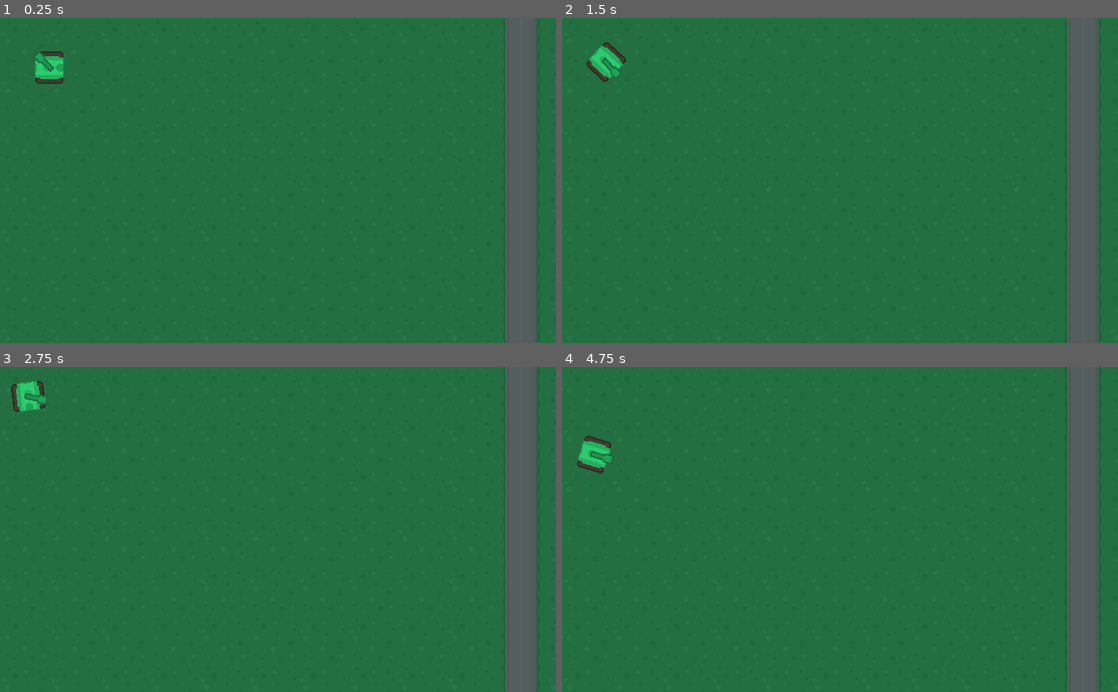
Above: before the commit, frames 1-4 (two rows, left to right).
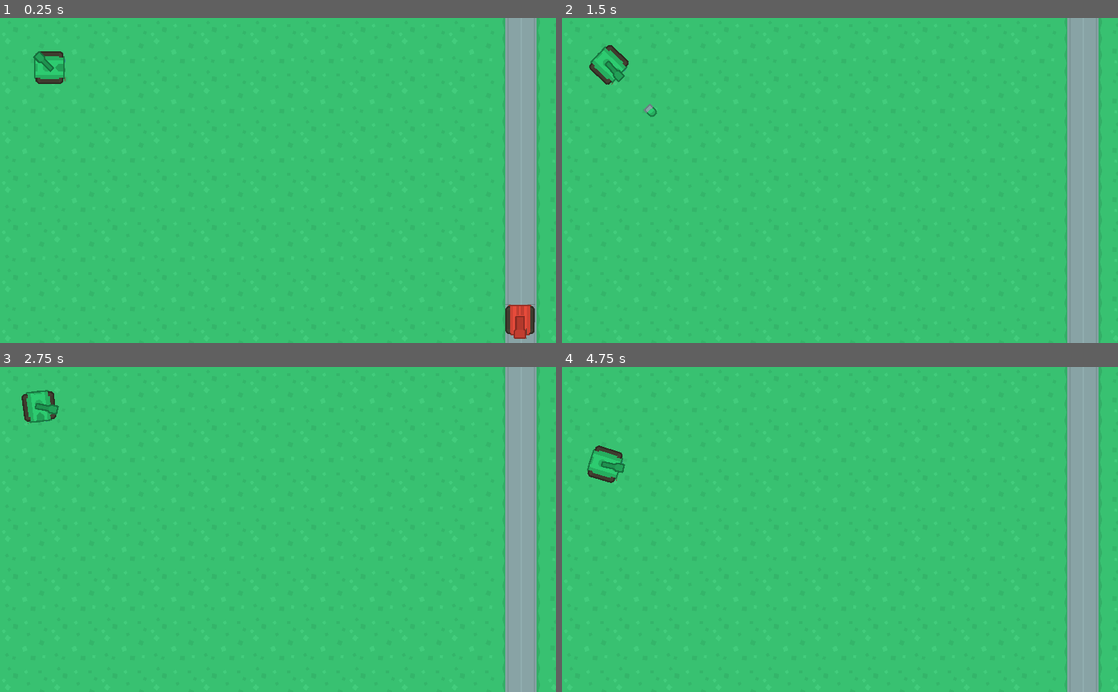
Above: after the commit, the same moments.

Repository: mrka124/tank-shooting
Game: Godot game, scene res://maps/Map01.tscn
Same seed, same stepped clock (60 frames per second), same inputs: the game is played once before the commit and once after it. After the commit the project has no main scene; this scene is started directly in both runs.
Inputs (mouse positions are in pixels of both pictures, inside the frame that each line leads up to):
- Up to frame 1 (0.25 s): no input
- Up to frame 2 (1.5 s): move the mouse to (962, 164) at 0.52 s; hold D (turn_right) 0.53-1.28 s; click (962, 164) at 0.6 s; tap Space (space, bound only after the commit) at 0.8, 1.35 s; tap Enter at 1.25 s; move the mouse to (728, 196) at 1.27 s; hold S (back) from 1.28 s (still down)
- Up to frame 3 (2.75 s): click (166, 545) at 1.55 s; move the mouse to (333, 458) at 2.02 s; release S (back) at 2.03 s; hold D (turn_right) from 2.03 s (still down); click (333, 458) at 2.1 s; tap Space (space, bound only after the commit) at 2.3 s
- Up to frame 4 (4.75 s): move the mouse to (812, 594) at 2.77 s; release D (turn_right) at 2.78 s; hold W (forward) 2.78-3.53 s; tap Space (space, bound only after the commit) at 2.85, 3.8, 4.35 s; click (812, 594) at 3.05 s; move the mouse to (1006, 578) at 3.52 s; hold A (turn_left) from 3.53 s (still down); click (1006, 578) at 3.6 s; move the mouse to (673, 480) at 4.27 s; click (673, 480) at 4.55 s

The runs differ from the first frame. In frame 1, 99% of the frame differs, in the area x 0-100%, y 0-100%; in frame 2, 100%; in frame 3, 100%; in frame 4, 100%.

Commit message:
done fire

Diff:
--- /dev/null
+++ b/bullets/Bullet.gd
@@ -0,0 +1,27 @@
+extends Area2D
+
+export (int) var speed
+export (int) var damage
+export (float) var lifetime
+
+var velocity = Vector2()
+
+func start(_position, _direction):
+    position = _position
+    rotation = _direction.angle()
+    $Lifetime.wait_time = lifetime
+    velocity = _direction * speed
+
+func _process(delta):
+    position += velocity * delta
+
+func explode():
+    queue_free()
+
+func _on_Bullet_body_entered(body):
+    explode()
+    if body.has_method('take_damage'):
+        body.take_damage(damage)
+
+func _on_Lifetime_timeout():
+    explode()
--- /dev/null
+++ b/bullets/Bullet.tscn
@@ -0,0 +1,16 @@
+[gd_scene load_steps=2 format=2]
+
+[ext_resource path="res://bullets/Bullet.gd" type="Script" id=1]
+
+[node name="Bullet" type="Area2D"]
+script = ExtResource( 1 )
+
+[node name="Sprite" type="Sprite" parent="."]
+
+[node name="CollisionShape2D" type="CollisionShape2D" parent="."]
+
+[node name="Lifetime" type="Timer" parent="."]
+one_shot = true
+autostart = true
+[connection signal="body_entered" from="." to="." method="_on_Bullet_body_entered"]
+[connection signal="timeout" from="Lifetime" to="." method="_on_Lifetime_timeout"]
--- /dev/null
+++ b/bullets/PlayerBullet.gd
@@ -0,0 +1 @@
+extends "res://bullets/Bullet.gd"
--- /dev/null
+++ b/bullets/PlayerBullet.tscn
@@ -0,0 +1,24 @@
+[gd_scene load_steps=5 format=2]
+
+[ext_resource path="res://bullets/Bullet.tscn" type="PackedScene" id=1]
+[ext_resource path="res://assets/onlyObjects_retina.png" type="Texture" id=2]
+[ext_resource path="res://bullets/PlayerBullet.gd" type="Script" id=3]
+
+[sub_resource type="RectangleShape2D" id=1]
+extents = Vector2( 16.1111, 11.8028 )
+
+[node name="PlayerBullet" instance=ExtResource( 1 )]
+script = ExtResource( 3 )
+speed = 750
+damage = 10
+lifetime = 0.5
+
+[node name="Sprite" parent="." index="0"]
+rotation = 3.14159
+texture = ExtResource( 2 )
+region_enabled = true
+region_rect = Rect2( 388, 298, 32, 24 )
+
+[node name="CollisionShape2D" parent="." index="1"]
+position = Vector2( -0.829979, 0 )
+shape = SubResource( 1 )
--- a/maps/Map.gd
+++ b/maps/Map.gd
@@ -10,3 +10,8 @@
     $Player/Camera2D.limit_right = map_limits.end.x * map_cellsize.x
     $Player/Camera2D.limit_top = map_limits.position.y * map_cellsize.y
     $Player/Camera2D.limit_bottom = map_limits.end.y * map_cellsize.y
+
+func _on_Tank_shoot(bullet, _position, _direction):
+    var b = bullet.instance()
+    add_child(b)
+    b.start(_position, _direction)
--- a/maps/Map01.tscn
+++ b/maps/Map01.tscn
@@ -1,19 +1,19 @@
-[gd_scene load_steps=5 format=2]
+[gd_scene load_steps=6 format=2]
 
 [ext_resource path="res://terrain/terrain_tiles.tres" type="TileSet" id=1]
 [ext_resource path="res://tanks/Player.tscn" type="PackedScene" id=2]
 [ext_resource path="res://maps/Map.gd" type="Script" id=3]
+[ext_resource path="res://tanks/EnemyTank.tscn" type="PackedScene" id=4]
 
 [sub_resource type="Curve2D" id=1]
 _data = {
-"points": PoolVector2Array( 0, 0, 0, 0, 1212.61, 614.598, 0, 0, 0, 0, 1214.01, 1592.19, 0, 0, 0, 0, 1847.98, 1606.21, 0, 0, 0, 0, 2140.83, 1089.79, 0, 0, 0, 0, 1858.92, 618.525, 0, 0, 0, 0, 1212.61, 614.598 )
+"points": PoolVector2Array( 0, 0, 0, 0, 1212.61, 614.598, 0, 0, 0, 0, 1214.01, 1592.19, 0, 0, 0, 0, 1847.98, 1606.21, 0, 0, 0, 0, 2200.46, 1087.47, 0, 0, 0, 0, 1858.92, 618.525, 0, 0, 0, 0, 1212.61, 614.598 )
 }
 
 [node name="Map01" type="Node2D"]
 script = ExtResource( 3 )
 
 [node name="Ground" type="TileMap" parent="."]
-modulate = Color( 0.615686, 0.576471, 0.576471, 1 )
 tile_set = ExtResource( 1 )
 cell_size = Vector2( 128, 128 )
 format = 1
@@ -25,10 +25,14 @@
 
 [node name="Path2D" type="Path2D" parent="Paths"]
 curve = SubResource( 1 )
+__meta__ = {
+"_edit_lock_": true
+}
 
 [node name="PathFollow2D" type="PathFollow2D" parent="Paths/Path2D"]
 position = Vector2( 1212.61, 614.598 )
-rotation = 1.56943
-__meta__ = {
-"_edit_lock_": true
-}
+rotation = 1.5693
+
+[node name="EnemyTank" parent="Paths/Path2D/PathFollow2D" instance=ExtResource( 4 )]
+turret_speed = 1.2
+[connection signal="shoot" from="Player" to="." method="_on_Tank_shoot"]
--- a/project.godot
+++ b/project.godot
@@ -16,7 +16,6 @@
 [application]
 
 config/name="TankShooter"
-run/main_scene="res://tanks/Player.tscn"
 config/icon="res://icon.png"
 
 [display]
@@ -69,6 +68,16 @@
 "events": [ Object(InputEventKey,"resource_local_to_scene":false,"resource_name":"","device":0,"alt":false,"shift":false,"control":false,"meta":false,"command":false,"pressed":false,"scancode":68,"unicode":0,"echo":false,"script":null)
  ]
 }
+click={
+"deadzone": 0.5,
+"events": [ Object(InputEventMouseButton,"resource_local_to_scene":false,"resource_name":"","device":0,"alt":false,"shift":false,"control":false,"meta":false,"command":false,"button_mask":0,"position":Vector2( 0, 0 ),"global_position":Vector2( 0, 0 ),"factor":1.0,"button_index":1,"pressed":false,"doubleclick":false,"script":null)
+ ]
+}
+space={
+"deadzone": 0.5,
+"events": [ Object(InputEventKey,"resource_local_to_scene":false,"resource_name":"","device":0,"alt":false,"shift":false,"control":false,"meta":false,"command":false,"pressed":false,"scancode":32,"unicode":0,"echo":false,"script":null)
+ ]
+}
 
 [rendering]
 
--- a/tanks/EnemyTank.gd
+++ b/tanks/EnemyTank.gd
@@ -2,8 +2,31 @@
 
 onready var parent = get_parent()
 
+export (float) var turret_speed
+export (int) var detect_radius
+
+var target = null
+
+func _ready():
+    $DetectRadius/CollisionShape2D.shape.radius = detect_radius
+
 func control(delta):
     if parent is PathFollow2D:
         parent.set_offset(parent.get_offset() + speed * delta)
+        position = Vector2()
     else:
         pass
+
+func _process(delta):
+    if target:
+        var target_dir = (target.global_position - global_position).normalized()
+        var current_dir = Vector2(1, 0).rotated($Turret.global_rotation)
+        $Turret.global_rotation = current_dir.linear_interpolate(target_dir, turret_speed * delta).angle()
+
+func _on_DetectRadius_body_entered(body):
+    if body.name == "Player":
+        target = body
+
+func _on_DetectRadius_body_exited(body):
+    if body == target:
+        target = null
--- a/tanks/EnemyTank.tscn
+++ b/tanks/EnemyTank.tscn
@@ -6,11 +6,19 @@
 [sub_resource type="RectangleShape2D" id=1]
 extents = Vector2( 36.4507, 33.8339 )
 
+[sub_resource type="CircleShape2D" id=2]
+radius = 316.696
+
 [node name="EnemyTank" type="KinematicBody2D"]
 script = ExtResource( 1 )
 __meta__ = {
 "_edit_lock_": true
 }
+speed = 150
+gun_cooldown = 0.5
+health = 100
+turret_speed = 1.0
+detect_radius = 300
 
 [node name="Body" type="Sprite" parent="."]
 texture = ExtResource( 2 )
@@ -30,3 +38,10 @@
 position = Vector2( 55, 0 )
 
 [node name="GunTimer" type="Timer" parent="."]
+
+[node name="DetectRadius" type="Area2D" parent="."]
+
+[node name="CollisionShape2D" type="CollisionShape2D" parent="DetectRadius"]
+shape = SubResource( 2 )
+[connection signal="body_entered" from="DetectRadius" to="." method="_on_DetectRadius_body_entered"]
+[connection signal="body_exited" from="DetectRadius" to="." method="_on_DetectRadius_body_exited"]
--- a/tanks/Player.gd
+++ b/tanks/Player.gd
@@ -13,3 +13,8 @@
         velocity = Vector2(speed, 0).rotated(rotation)
     if Input.is_action_pressed("back"):
         velocity = Vector2(-speed/2, 0).rotated(rotation)
+        velocity /= 2
+    if Input.is_action_just_pressed("click"):
+        shoot()
+    if Input.is_action_just_pressed("space"):
+        shoot()
--- a/tanks/Player.tscn
+++ b/tanks/Player.tscn
@@ -1,15 +1,16 @@
-[gd_scene load_steps=5 format=2]
+[gd_scene load_steps=6 format=2]
 
 [ext_resource path="res://tanks/Tank.tscn" type="PackedScene" id=1]
 [ext_resource path="res://assets/onlyObjects_retina.png" type="Texture" id=2]
 [ext_resource path="res://tanks/Player.gd" type="Script" id=3]
+[ext_resource path="res://bullets/PlayerBullet.tscn" type="PackedScene" id=4]
 
 [sub_resource type="RectangleShape2D" id=1]
 extents = Vector2( 36.4455, 38.4959 )
 
 [node name="Player" instance=ExtResource( 1 )]
 script = ExtResource( 3 )
-Bullet = null
+Bullet = ExtResource( 4 )
 
 [node name="Body" parent="." index="0"]
 texture = ExtResource( 2 )
--- a/tanks/Tank.gd
+++ b/tanks/Tank.gd
@@ -1,5 +1,6 @@
 extends KinematicBody2D
 
+signal shoot
 signal health_changed
 signal dead
 
@@ -19,8 +20,18 @@
 func control(delta):
     pass
 
+func shoot():
+    if can_shoot:
+        can_shoot = false
+        $GunTimer.start()
+        var dir = Vector2(1, 0).rotated($Turret.global_rotation)
+        emit_signal('shoot', Bullet, $Turret/Muzzle.global_position, dir)
+
 func _physics_process(delta):
     if not alive:
         return
     control(delta)
     move_and_slide(velocity)
+
+func _on_GunTimer_timeout():
+    can_shoot = true
--- a/tanks/Tank.tscn
+++ b/tanks/Tank.tscn
@@ -18,3 +18,4 @@
 [node name="Muzzle" type="Position2D" parent="Turret"]
 
 [node name="GunTimer" type="Timer" parent="."]
+[connection signal="timeout" from="GunTimer" to="." method="_on_GunTimer_timeout"]
Not shown: 1 places in tanks/EnemyTank.tscn that only renumber resources
